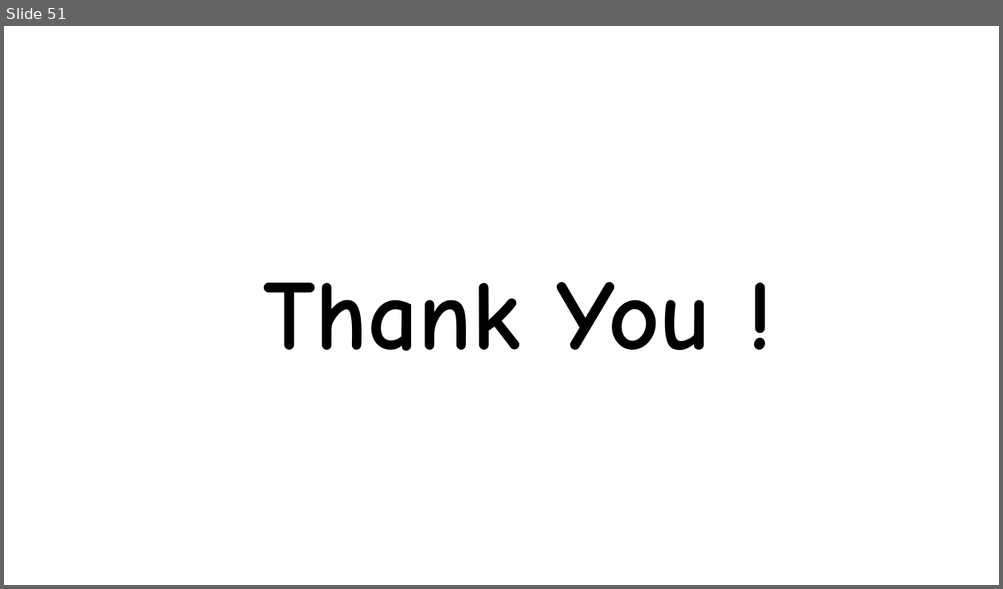
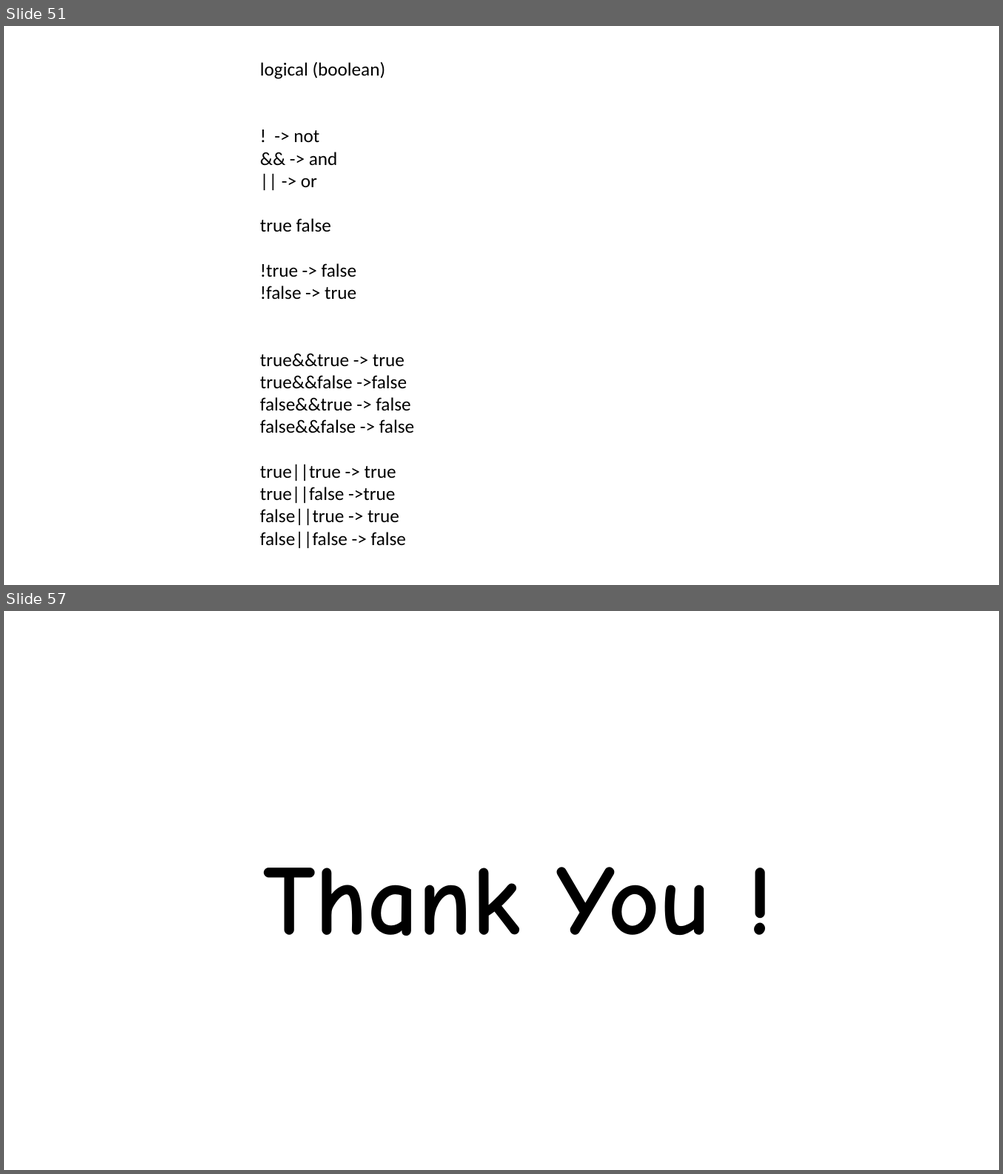
Before and after one commit to eusGithubwork/javaStudy, a slide deck: java.pptx. Shown one above the other, each under a label of ours: slide 51 before the commit, slides 51 and 57 after it; the slides between them are not shown. The pictures are 1003x589 and 1003x1174 pixels, drawn with LibreOffice and Linux fonts; fonts in the diff are those of the drawing. Boxes give left, top, right and bottom in pixels: in the first picture for what was removed or moved away, otherwise in the second. Text is boxed around its words. In the diff, an @@ line names an element or a change of style, - is before the commit and + after.

```diff
--- a/java.pptx
+++ b/java.pptx
@@ slide 51 added at <box>4,26,999,585</box>, background #FFFFFF @@
@@ text added at <box>260,62,414,548</box>, 18 pt, text #000000 @@
+logical (boolean)
+! -> not
+&& -> and
+|| -> or
+true false
+!true -> false
+!false -> true
+true&&true -> true
+true&&false ->false
+false&&true -> false
+false&&false -> false
+true||true -> true
+true||false ->true
+false||true -> true
+false||false -> false
@@ what was slide 51 is now slide 57 @@
```
Also in this commit, not shown: 1 slide changed, 5 other slides added, 3 other files.
